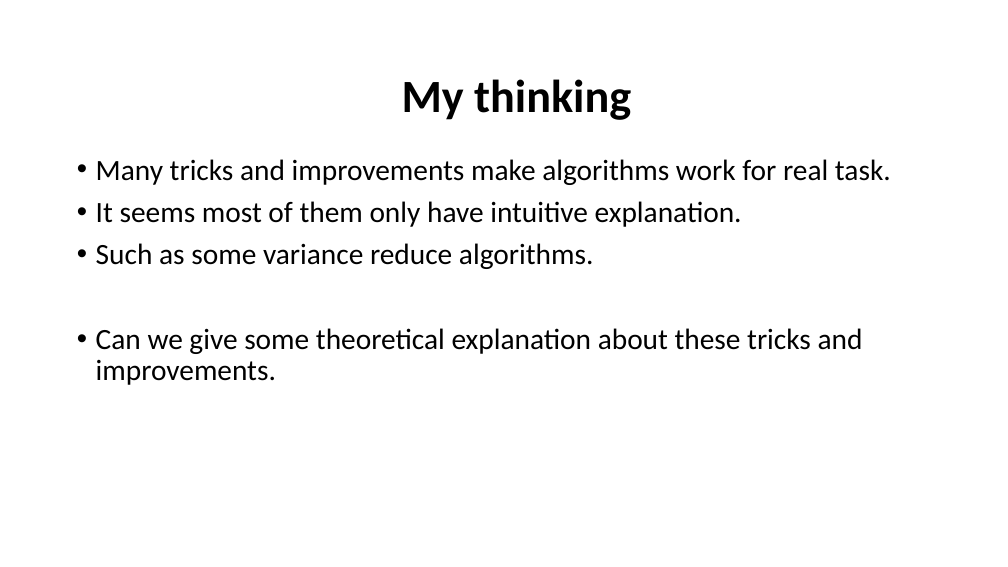
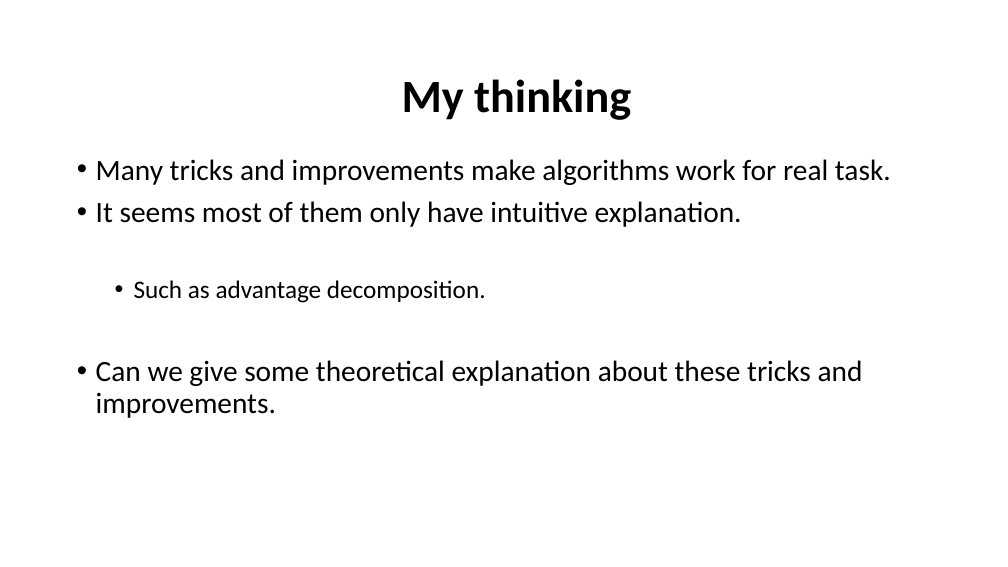
Before and after one commit to xfdywy/RL, a slide deck: slide 21 of FirstSeminar/ThurDRL.pptx (slide 22 before the commit). Drawn at 1008x567 pixels with LibreOffice and Linux fonts; fonts in the diff are those of the drawing. Boxes give left, top, right and bottom in pixels: in the first picture for what was removed or moved away, otherwise in the second. Text is boxed around its words. In the diff, an @@ line names an element or a change of style, - is before the commit and + after.

```diff
--- a/FirstSeminar/ThurDRL.pptx
+++ b/FirstSeminar/ThurDRL.pptx
@@ text at <box>134,280,486,303</box>: text changed; size 28 to 24 pt @@
-• Such as some variance reduce algorithms.
+  • Such as advantage decomposition.
```
Also in this commit, not shown: 4 other slides changed, 3 slides added, 1 slide removed.
